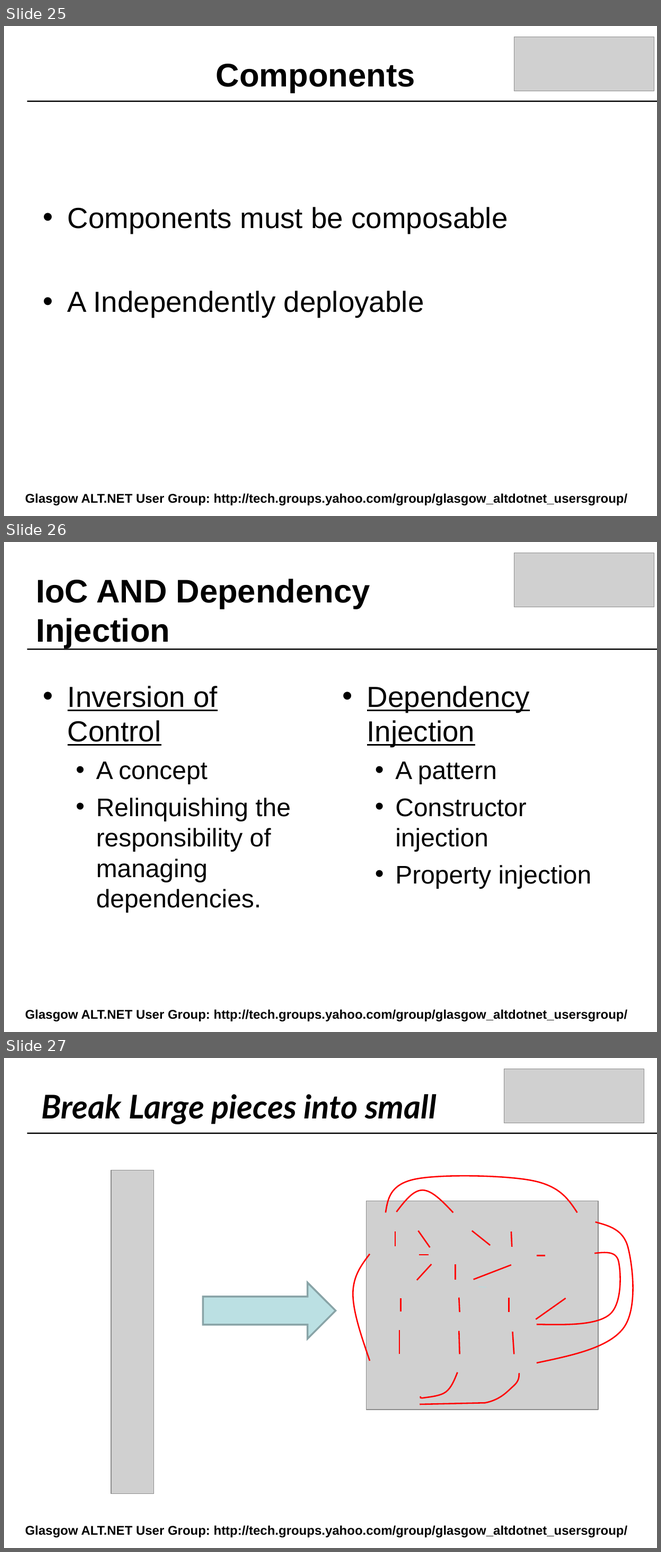
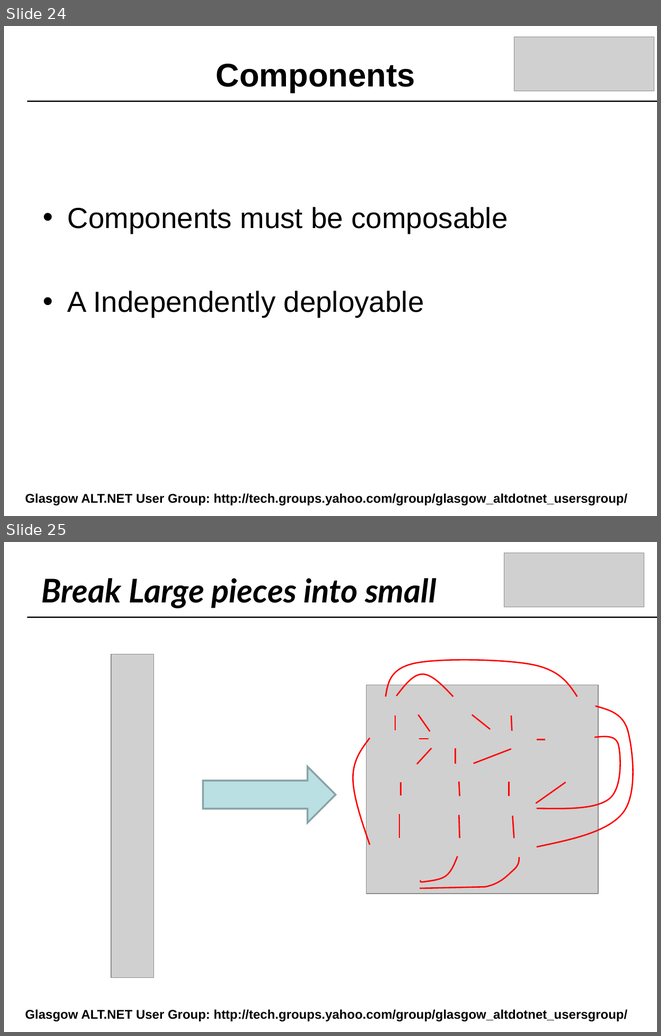
Before and after one commit to craignicol/scotaltdotnet, a slide deck: belfast/IOC-TDD-And Testability.ppt. Shown one above the other, each under a label of ours: slides 25, 26 and 27 before the commit, slides 24 and 25 after it. The pictures are 661x1552 and 661x1036 pixels, drawn with LibreOffice and Linux fonts; fonts in the diff are those of the drawing; grey boxes stand for pictures; background and template pictures are left out. Boxes give left, top, right and bottom in pixels: in the first picture for what was removed or moved away, otherwise in the second. Text is boxed around its words. In the diff, an @@ line names an element or a change of style, - is before the commit and + after.

```diff
--- a/belfast/IOC-TDD-And Testability.ppt
+++ b/belfast/IOC-TDD-And Testability.ppt
@@ slide 26 removed at <box>4,542,657,1032</box>, background picture (left out) @@
@@ picture removed at <box>514,553,654,607</box> @@
@@ text removed at <box>36,579,370,648</box> @@
-IoC AND Dependency Injection
@@ line removed from (27, 649) to (657, 649) @@
@@ text removed at <box>68,686,291,912</box> @@
-• Inversion of Control
-  • A concept
-  • Relinquishing the responsibility of managing dependencies.
@@ text removed at <box>367,686,592,888</box> @@
-• Dependency Injection
-  • A pattern
-  • Constructor injection
-  • Property injection
@@ text removed at <box>25,1009,628,1021</box> @@
-Glasgow ALT.NET User Group: http://tech.groups.yahoo.com/group/glasgow_altdotnet_usersgroup/
@@ what was slide 25 is now slide 24 @@
@@ what was slide 27 is now slide 25 @@
```
Also in this commit, not shown: 3 slides changed, 1 other slide removed, 9 other files.
